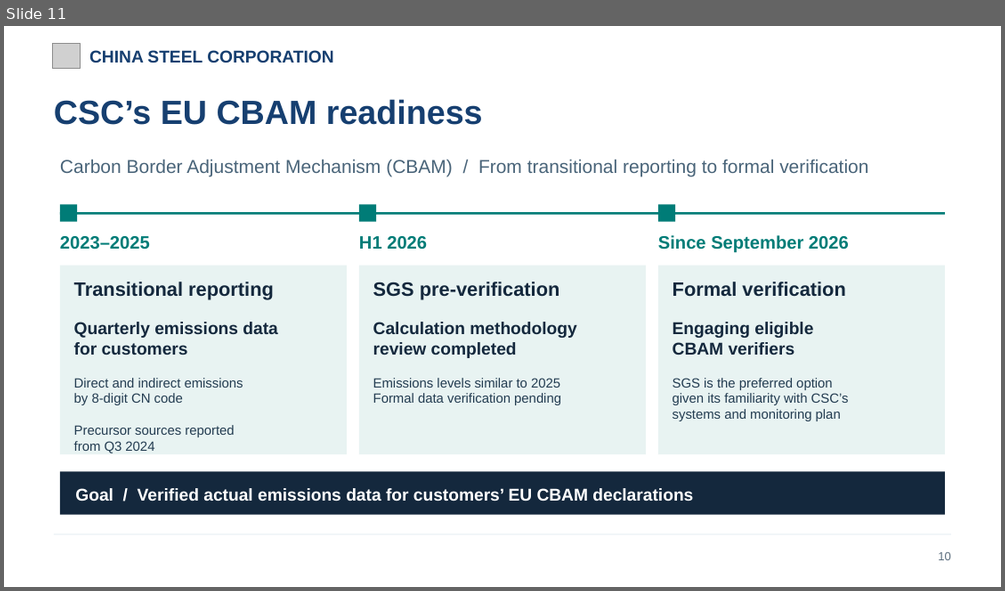
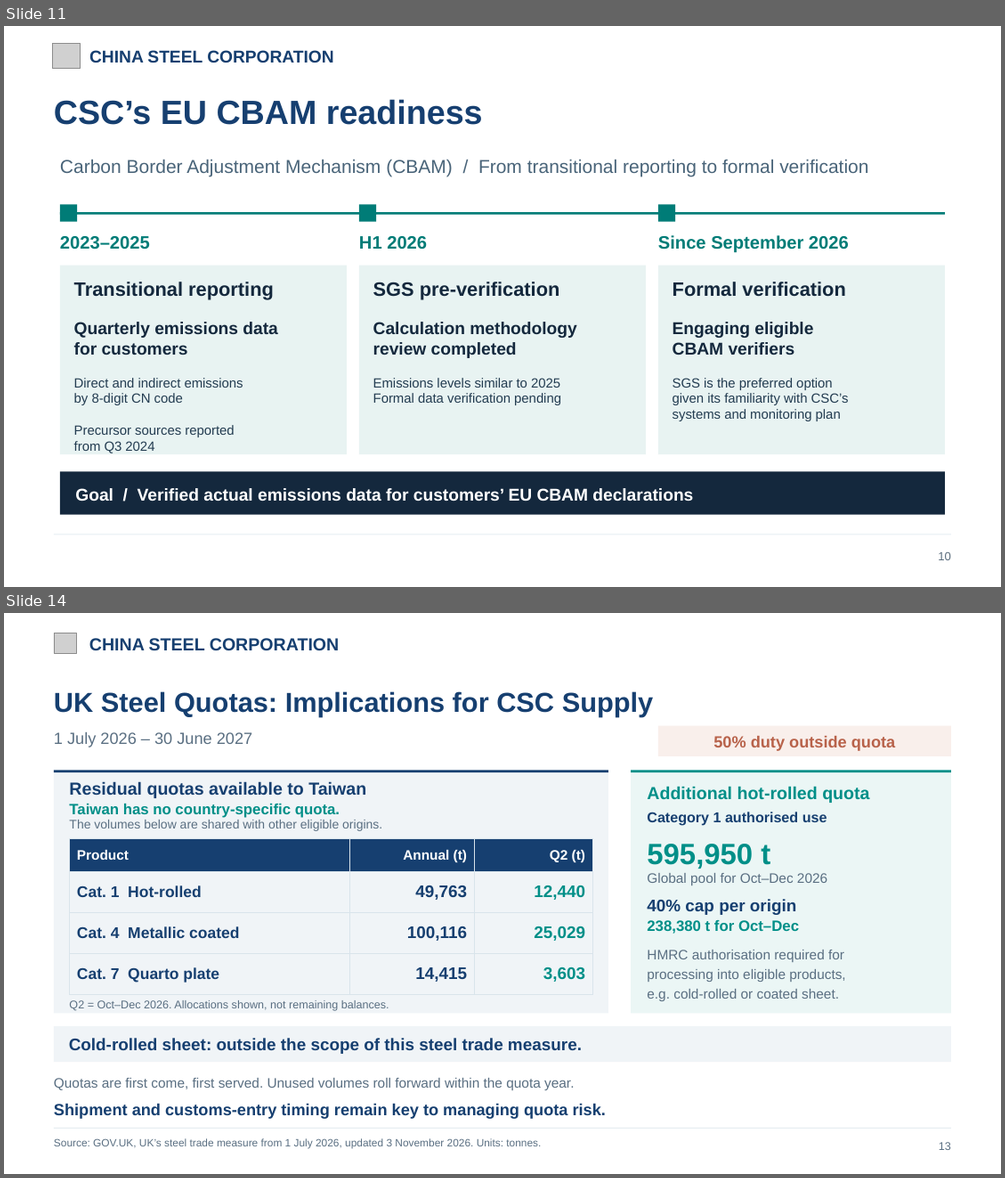
Before and after one commit to evawang0328/csc-germany-uk-trip-2026, a slide deck: CSC_Europe_Nov2026_20261109.pptx. Shown one above the other, each under a label of ours: slide 11 before the commit, slides 11 and 14 after it; the slides between them are not shown. The pictures are 1005x591 and 1005x1178 pixels, drawn with LibreOffice and Linux fonts; fonts in the diff are those of the drawing; grey boxes stand for pictures. Boxes give left, top, right and bottom in pixels: in the first picture for what was removed or moved away, otherwise in the second. Text is boxed around its words. In the diff, an @@ line names an element or a change of style, - is before the commit and + after.

```diff
--- a/CSC_Europe_Nov2026_20261109.pptx
+++ b/CSC_Europe_Nov2026_20261109.pptx
@@ slide 14 added at (x1=4, y1=613, x2=1001, y2=1174), background #FFFFFF @@
@@ picture added at (x1=54, y1=633, x2=77, y2=653) @@
@@ text added at (x1=89, y1=638, x2=340, y2=651), 16.8 pt, text #163F70, bold @@
+CHINA STEEL CORPORATION
@@ text added at (x1=54, y1=691, x2=653, y2=716), 26.4 pt, text #163F70, bold @@
+UK Steel Quotas: Implications for CSC Supply
@@ text added at (x1=54, y1=732, x2=252, y2=747), 15.6 pt, text #5A6F82 @@
+1 July 2026 – 30 June 2027
@@ rectangle added at (x1=658, y1=726, x2=952, y2=756), fill #F9EFEB @@
@@ text added at (x1=713, y1=736, x2=895, y2=751), 15.6 pt, text #B8624A, bold @@
+50% duty outside quota
@@ rectangle added at (x1=54, y1=770, x2=609, y2=1013), fill #F0F4F7 @@
@@ rectangle added at (x1=54, y1=770, x2=609, y2=772), fill #163F70 @@
@@ rectangle added at (x1=631, y1=770, x2=951, y2=1013), fill #EBF6F5 @@
@@ rectangle added at (x1=631, y1=770, x2=951, y2=772), fill #008F88 @@
@@ text added at (x1=69, y1=781, x2=366, y2=798), 16.8 pt, text #163F70, bold @@
+Residual quotas available to Taiwan
@@ text added at (x1=647, y1=786, x2=869, y2=803), 16.8 pt, text #008F88, bold @@
+Additional hot-rolled quota
@@ text added at (x1=69, y1=803, x2=340, y2=818), 14.4 pt, text #008F88, bold @@
+Taiwan has no country-specific quota.
@@ text added at (x1=69, y1=819, x2=382, y2=831), 12 pt, text #5A6F82 @@
+The volumes below are shared with other eligible origins.
@@ text added at (x1=647, y1=811, x2=827, y2=826), 13.8 pt, text #163F70, bold @@
+Category 1 authorised use
@@ table added at (x1=70, y1=839, x2=593, y2=995), 4 rows, 3 columns @@
+Product | Annual (t) | Q2 (t)
+Cat. 1 Hot-rolled | 49,763 | 12,440
+Cat. 4 Metallic coated | 100,116 | 25,029
+Cat. 7 Quarto plate | 14,415 | 3,603
@@ text added at (x1=647, y1=844, x2=770, y2=868), 28.2 pt, text #008F88, bold @@
+595,950 t
@@ text added at (x1=647, y1=873, x2=827, y2=885), 13.2 pt, text #5A6F82 @@
+Global pool for Oct–Dec 2026
@@ text added at (x1=647, y1=899, x2=796, y2=915), 16.2 pt, text #163F70, bold @@
+40% cap per origin
@@ text added at (x1=647, y1=920, x2=799, y2=933), 14.4 pt, text #008F88, bold @@
+238,380 t for Oct–Dec
@@ text added at (x1=647, y1=949, x2=844, y2=962), 13.2 pt, text #5A6F82 @@
+HMRC authorisation required for
@@ text added at (x1=647, y1=969, x2=845, y2=981), 13.2 pt, text #5A6F82 @@
+processing into eligible products,
@@ text added at (x1=69, y1=1000, x2=389, y2=1011), 10.8 pt, text #5A6F82 @@
+Q2 = Oct–Dec 2026. Allocations shown, not remaining balances.
@@ text added at (x1=647, y1=989, x2=839, y2=1001), 13.2 pt, text #5A6F82 @@
+e.g. cold-rolled or coated sheet.
@@ rectangle added at (x1=54, y1=1027, x2=952, y2=1062), fill #F0F4F7 @@
@@ text added at (x1=69, y1=1038, x2=582, y2=1054), 16.2 pt, text #163F70, bold @@
+Cold-rolled sheet: outside the scope of this steel trade measure.
@@ text added at (x1=54, y1=1078, x2=574, y2=1090), 13.2 pt, text #5A6F82 @@
+Quotas are first come, first served. Unused volumes roll forward within the quota year.
@@ text added at (x1=54, y1=1103, x2=606, y2=1119), 15.6 pt, text #163F70, bold @@
+Shipment and customs-entry timing remain key to managing quota risk.
@@ line added from (54, 1127) to (952, 1127), #D9E4EB 0.6 pt @@
@@ text added at (x1=54, y1=1138, x2=541, y2=1149), 10.2 pt, text #5A6F82 @@
+Source: GOV.UK, UK’s steel trade measure from 1 July 2026, updated 3 November 2026. Units: tonnes.
@@ text added at (x1=938, y1=1142, x2=951, y2=1150), 10.8 pt, text #5A6F82 @@
+13
```
Also in this commit, not shown: 4 slides changed, 1 slide removed, 1 other file.
